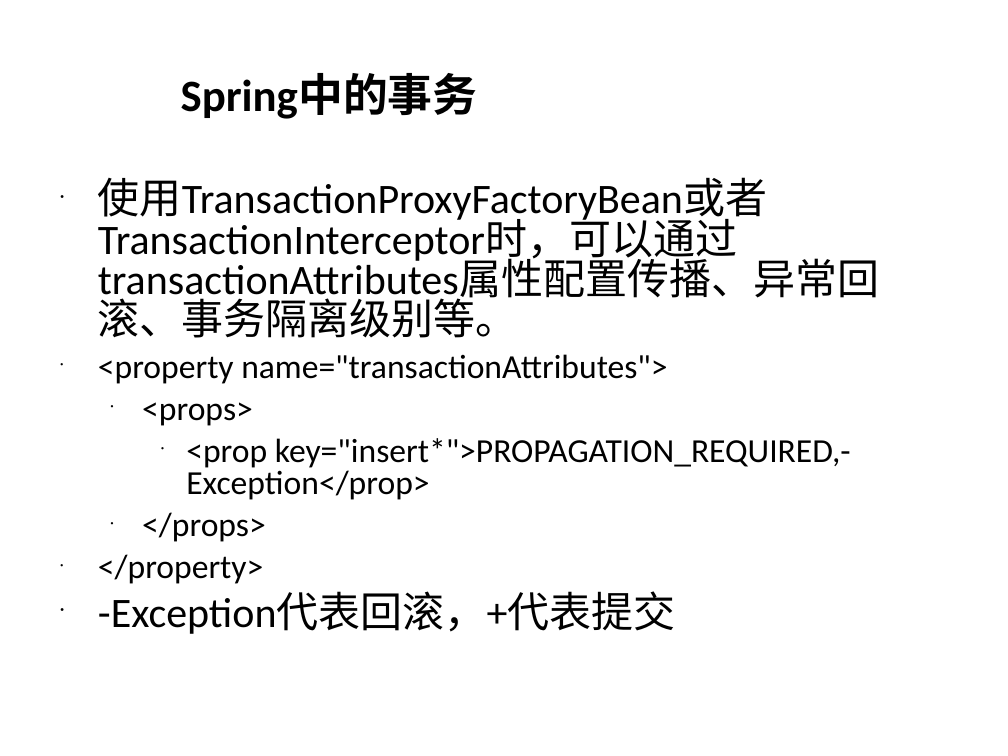
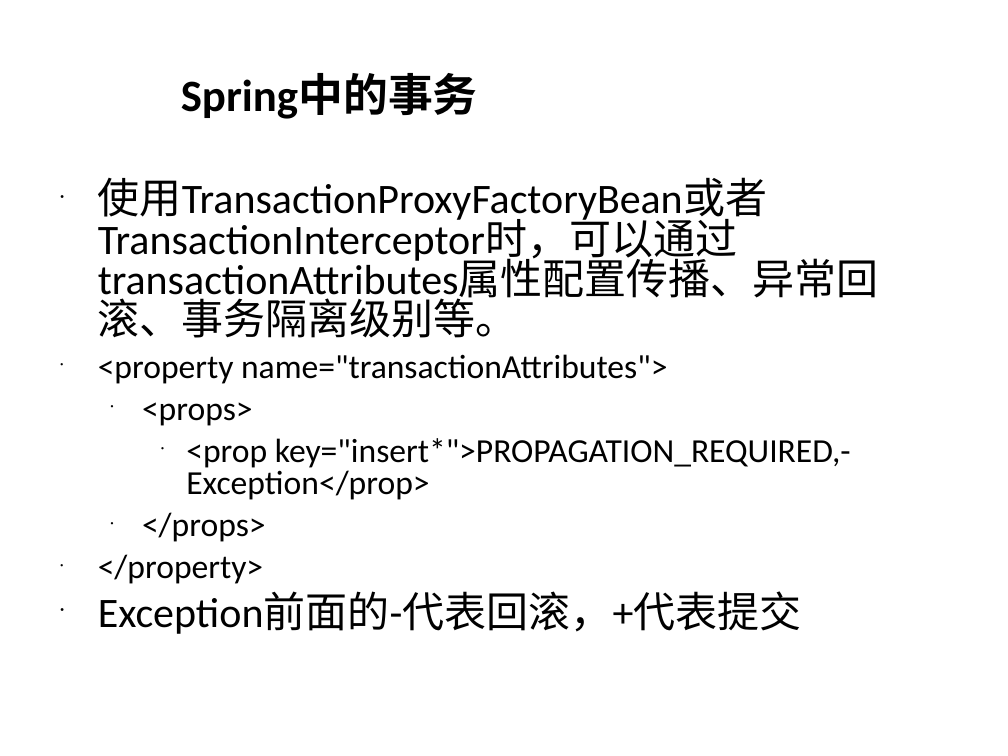
Before and after one commit to burstinair/clouddrive, a slide deck: slide 58 of Spring 学习分享.ppt. Drawn at 1008x756 pixels with LibreOffice and Linux fonts; fonts in the diff are those of the drawing; background and template pictures are left out. Boxes give left, top, right and bottom in pixels: in the first picture for what was removed or moved away, otherwise in the second. Text is boxed around its words. In the diff, an @@ line names an element or a change of style, - is before the commit and + after.

Commit message:
save

```diff
--- a/Spring 学习分享.ppt
+++ b/Spring 学习分享.ppt
@@ text at <box>98,593,802,634</box>: text changed @@
-• -Exception代表回滚，+代表提交
+• Exception前面的-代表回滚，+代表提交
```
